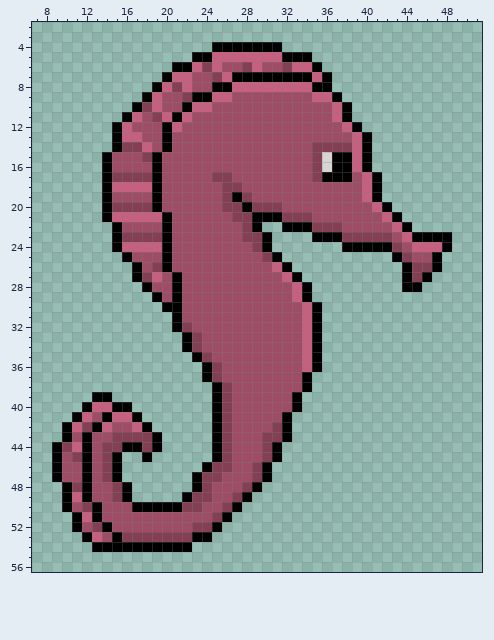
One commit to this pixel-art file: Assets/Minigames/Seahorse.aseprite. The first picture shows the starting point.
64x64 pixels, 1 frame. Shown: x 7..51, y 2..56.
The same view after the edit:
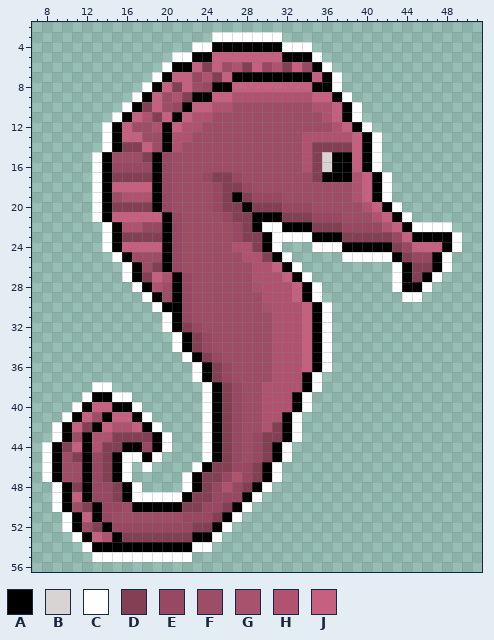
Palette (. is transparent): A #000000  B #d8d4d4  C #ffffff  D #834055  E #984862  F #9e4d67  G #a8536e  H #b05371  J #c56080
Changes in this commit:
Changed rows in their new state; - is an unchanged pixel.
Layer "Layer 2":
first column x 8:
 3 -----------------CCCCCCC------------------
 4 ---------------CC-------CCC---------------
 5 -------------CC------------C--------------
 6 ------------C------H--EH--E-C-------------
 7 -----------C---EH------------C------------
 8 ----------C-----E------------C------------
 9 ---------C---H-----HHHHHHHH---C-----------
10 --------C----E---HH--------HH--C----------
11 -------C--H----HH-----------H--C----------
12 ------C----H--HH-------------H--C---------
13 ------C------HH-----------HHHHH--C--------
14 ------C------H------------H------C--------
15 -----C------E-------------H------C--------
16 -----C-EEEE-E-------------H------C--------
17 -----C------E---E--E-----------H--C-------
18 -----C------E----E--E----------H--C-------
19 -----C--HHH-E----E---EEE-------H--C-------
20 -----C------E----E------EEE-----H--C------
21 -----C-------E----E--------EEE---H--C-----
22 ------C-HHEE-E-----E--CC------EEEEH--CCCC-
23 ------C------E-----E---CCCC--------E-----C
24 ------C------E-----HH--C---CCC------E----C
25 -------C-----E------HH--C-----CCCCC--EE-C-
26 --------C----E-------HH--C---------C----C-
27 --------C---H-E------HHH--C--------C---C--
28 ---------C-H--E------GHHH--C-------C--C---
29 ----------C---E-------HHH--C--------CC----
30 -----------C--E-------GHHH--C-------------
31 ------------C-E--------HHH--C-------------
32 ------------C--E-------HHH--C-------------
33 -------------C--E------HHH--C-------------
34 -------------C--E------HHH--C-------------
35 --------------C--E-----HHH--C-------------
36 ---------------C--E----HHH--C-------------
37 ---------------C--E----HHH-C--------------
38 -----CC---------C--E--HHHH-C--------------
39 ----C--CC-------C--E--HHH-C---------------
40 ---C-----C------C--E--HHH-C---------------
41 --C-------C-----C--E--HH-C----------------
42 -C-----HH--C----C--E--H--C----------------
43 -C---HH-----C---C--E-E---C----------------
44 C----H----E-C---C--E-E--C-----------------
45 C----E--CC-C----C--E-E--C-----------------
46 C----E--C-C----C---EE--C------------------
47 C----E--C-----C---EHE--C------------------
48 -C---EE--C----C--EHE--C-------------------
49 -C---EE--CCCCC---EEE-C--------------------
50 -C----EE--------EE--C---------------------
51 --C---E-------EEE--C----------------------
52 --C----EEEEEEEE---C-----------------------
53 ---C--H----------C------------------------
54 ----C----------CC-------------------------
55 -----CCCCCCCCCC---------------------------
Changed places in both pictures, as pixel boxes (x1, y1, x2, y2):
changed: (42, 32, 462, 562)
